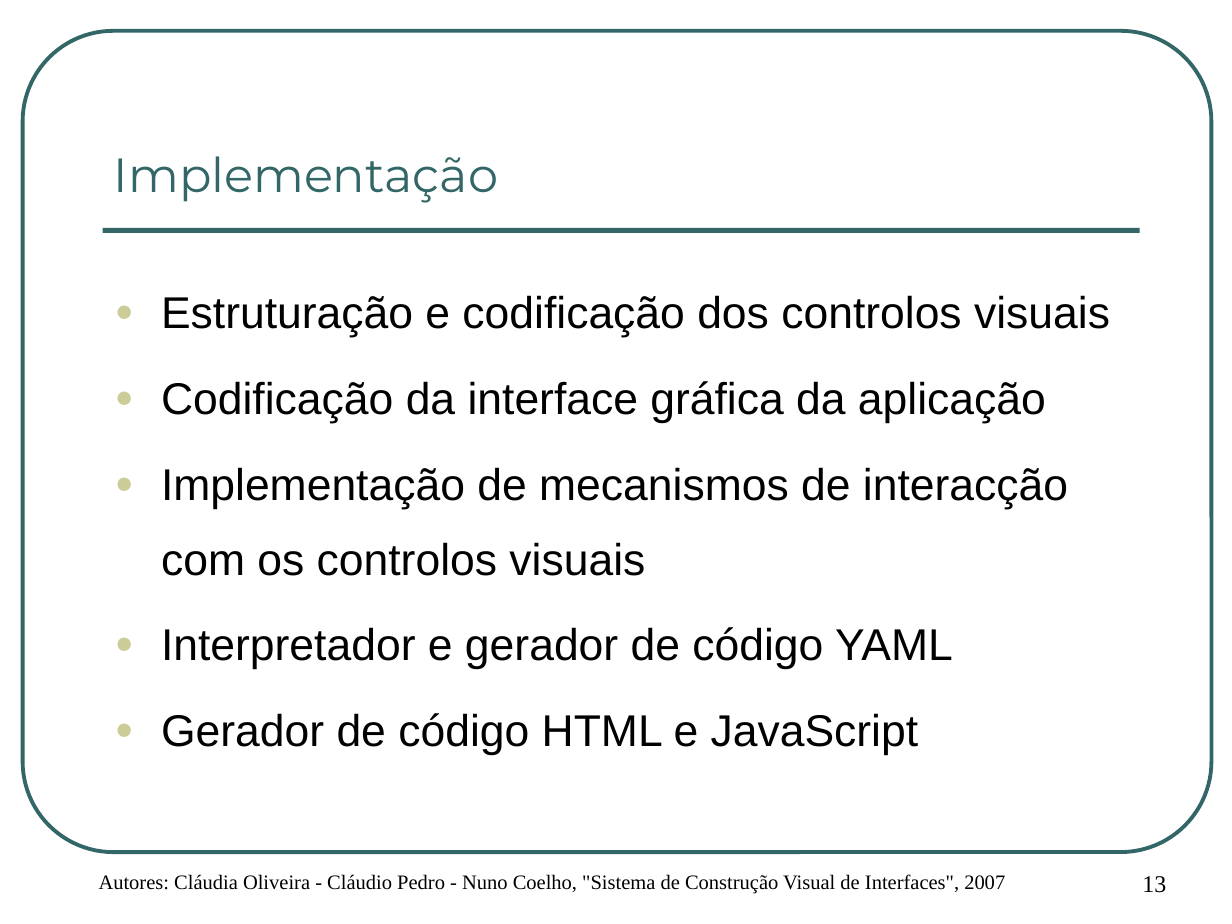
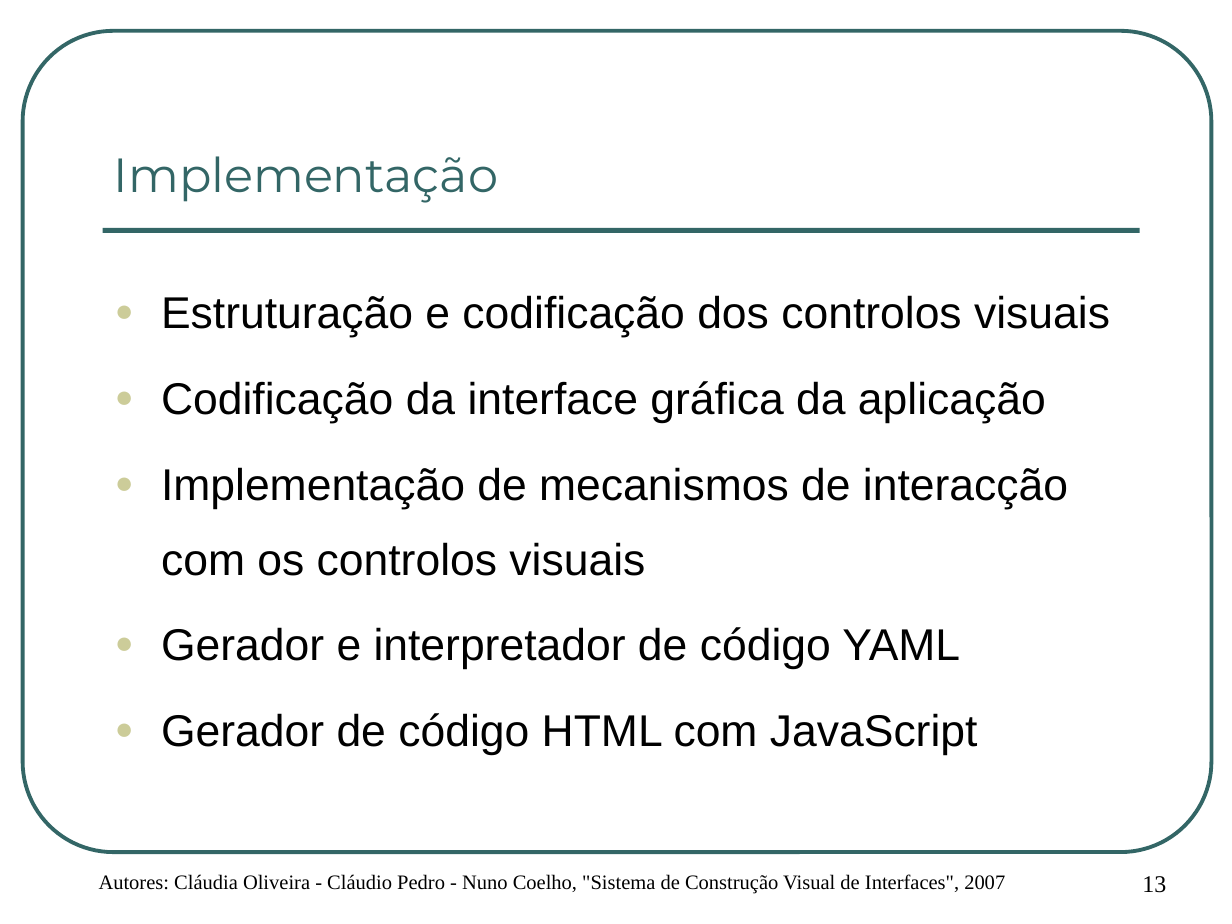
Before and after one commit to cpedro84/qooxdooguibuilder, a slide deck: slide 13 of apresentacao/Apresentação de Projecto.ppt. Drawn at 1232x924 pixels with LibreOffice and Linux fonts; fonts in the diff are those of the drawing; background and template pictures are left out. Boxes give left, top, right and bottom in pixels: in the first picture for what was removed or moved away, otherwise in the second. Text is boxed around its words. In the diff, an @@ line names an element or a change of style, - is before the commit and + after.

```diff
--- a/apresentacao/Apresentação de Projecto.ppt
+++ b/apresentacao/Apresentação de Projecto.ppt
@@ text at (161, 627, 978, 755): text changed @@
-● Interpretador e gerador de código YAML
-● Gerador de código HTML e JavaScript
+● Gerador e interpretador de código YAML
+● Gerador de código HTML com JavaScript
```
Also in this commit, not shown: 13 other slides changed, 3 other files.
